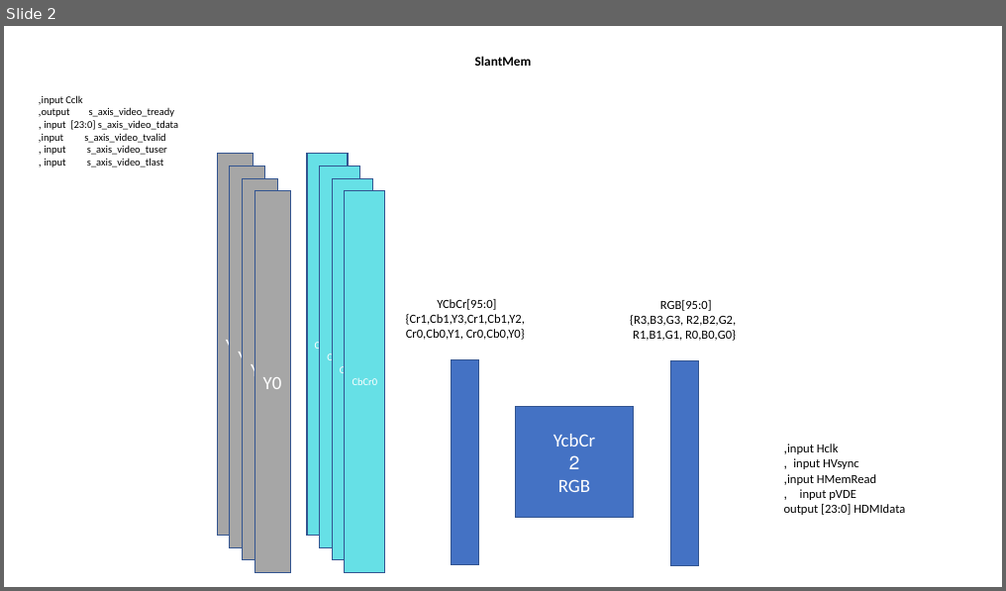
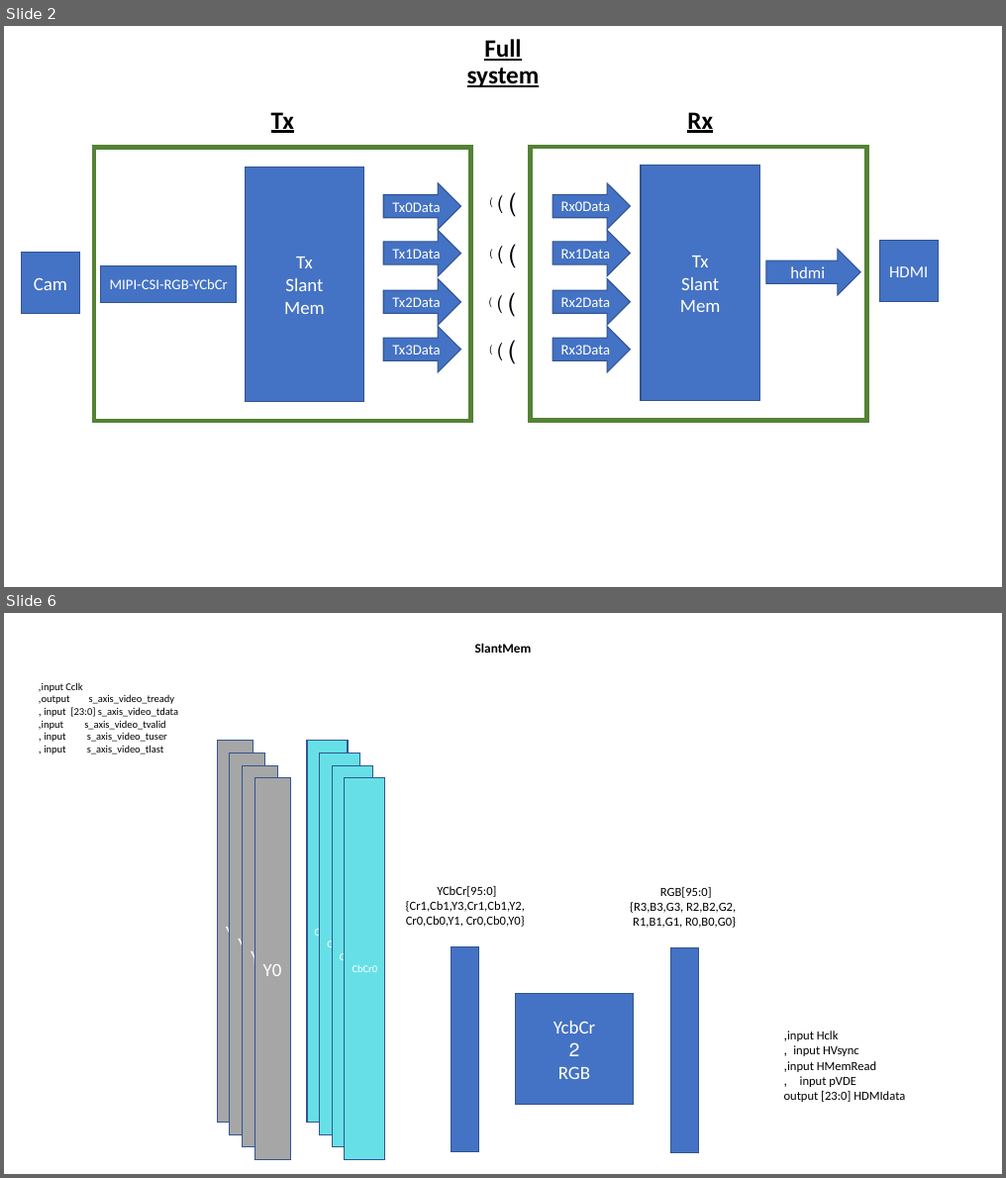
Before and after one commit to zahike/Drone_cam, a slide deck: scripts/Drone_Cam_Proj.pptx. Shown one above the other, each under a label of ours: slide 2 before the commit, slides 2 and 6 after it; the slides between them are not shown. The pictures are 1006x591 and 1006x1178 pixels, drawn with LibreOffice and Linux fonts; fonts in the diff are those of the drawing. Boxes give left, top, right and bottom in pixels: in the first picture for what was removed or moved away, otherwise in the second. Text is boxed around its words. In the diff, an @@ line names an element or a change of style, - is before the commit and + after.

Commit message:
PP change

```diff
--- a/scripts/Drone_Cam_Proj.pptx
+++ b/scripts/Drone_Cam_Proj.pptx
@@ slide 2 added at [4,26,1002,587], background #FFFFFF @@
@@ title added at [467,39,540,87], 24 pt, text #000000, bold, underline @@
+Full system
@@ text added at [271,112,294,133], 24 pt, text #000000, bold, underline @@
+Tx
@@ text added at [687,112,713,133], 24 pt, text #000000, bold, underline @@
+Rx
@@ rectangle added at [94,148,470,421], outline #548235 4.5 pt @@
@@ rectangle added at [245,167,364,402], fill #4472C4, outline #325491 1 pt, 18 pt, text #FFFFFF @@
+Tx
+Slant
+Mem
@@ rectangle added at [531,147,866,421], outline #548235 4.5 pt @@
@@ rectangle added at [642,166,760,400], fill #4472C4, outline #325491 1 pt, 18 pt, text #FFFFFF @@
+Tx
+Slant
+Mem
@@ right arrow added at [383,183,460,230], fill #4472C4, outline #325491 1 pt, 14 pt, text #FFFFFF @@
+Tx0Data
@@ text added at [482,192,500,212], 10 pt, text #000000 @@
+)
@@ text added at [490,187,511,217], 18 pt, text #000000 @@
+)
@@ text added at [501,183,524,221], 24 pt, text #000000 @@
+)
@@ right arrow added at [552,183,630,230], fill #4472C4, outline #325491 1 pt, 14 pt, text #FFFFFF @@
+Rx0Data
@@ right arrow added at [383,230,460,276], fill #4472C4, outline #325491 1 pt, 14 pt, text #FFFFFF @@
+Tx1Data
@@ right arrow added at [552,230,630,276], fill #4472C4, outline #325491 1 pt, 14 pt, text #FFFFFF @@
+Rx1Data
@@ rectangle added at [21,252,79,314], fill #4472C4, outline #325491 1 pt, 18 pt, text #FFFFFF @@
+Cam
@@ text added at [482,243,500,264], 10 pt, text #000000 @@
+)
@@ text added at [490,239,511,269], 18 pt, text #000000 @@
+)
@@ text added at [501,234,524,272], 24 pt, text #000000 @@
+)
@@ left arrow added at [767,249,861,295], fill #4472C4, outline #325491 1 pt, 16 pt, text #FFFFFF @@
+hdmi
@@ rectangle added at [880,240,939,302], fill #4472C4, outline #325491 1 pt, 16 pt, text #FFFFFF @@
+HDMI
@@ rectangle added at [101,267,236,303], fill #4472C4, outline #325491 1 pt, 14 pt, text #FFFFFF @@
+MIPI-CSI-RGB-YCbCr
@@ right arrow added at [383,279,460,325], fill #4472C4, outline #325491 1 pt, 14 pt, text #FFFFFF @@
+Tx2Data
@@ text added at [481,291,500,312], 10 pt, text #000000 @@
+)
@@ text added at [489,286,510,316], 18 pt, text #000000 @@
+)
@@ text added at [500,282,523,320], 24 pt, text #000000 @@
+)
@@ right arrow added at [552,279,630,325], fill #4472C4, outline #325491 1 pt, 14 pt, text #FFFFFF @@
+Rx2Data
@@ right arrow added at [383,326,460,372], fill #4472C4, outline #325491 1 pt, 14 pt, text #FFFFFF @@
+Tx3Data
@@ text added at [481,340,500,360], 10 pt, text #000000 @@
+)
@@ text added at [490,335,511,365], 18 pt, text #000000 @@
+)
@@ text added at [501,331,524,369], 24 pt, text #000000 @@
+)
@@ right arrow added at [552,326,630,372], fill #4472C4, outline #325491 1 pt, 14 pt, text #FFFFFF @@
+Rx3Data
@@ what was slide 2 is now slide 6 @@
```
Also in this commit, not shown: 1 slide changed, 5 other slides added.
